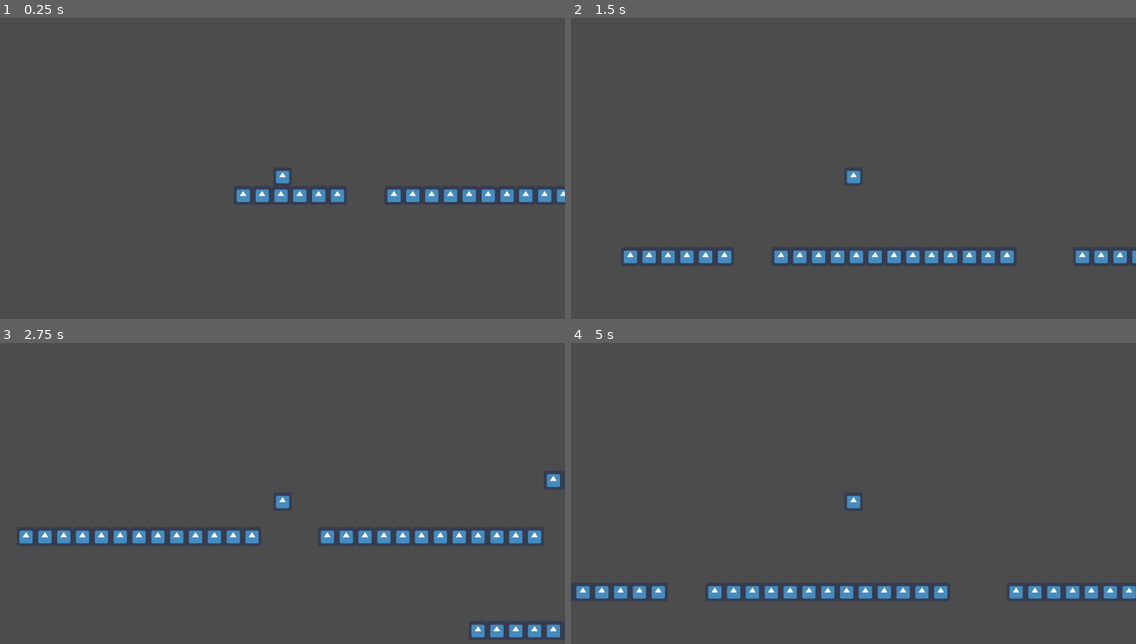
Above: before the commit, frames 1-4 (two rows, left to right).
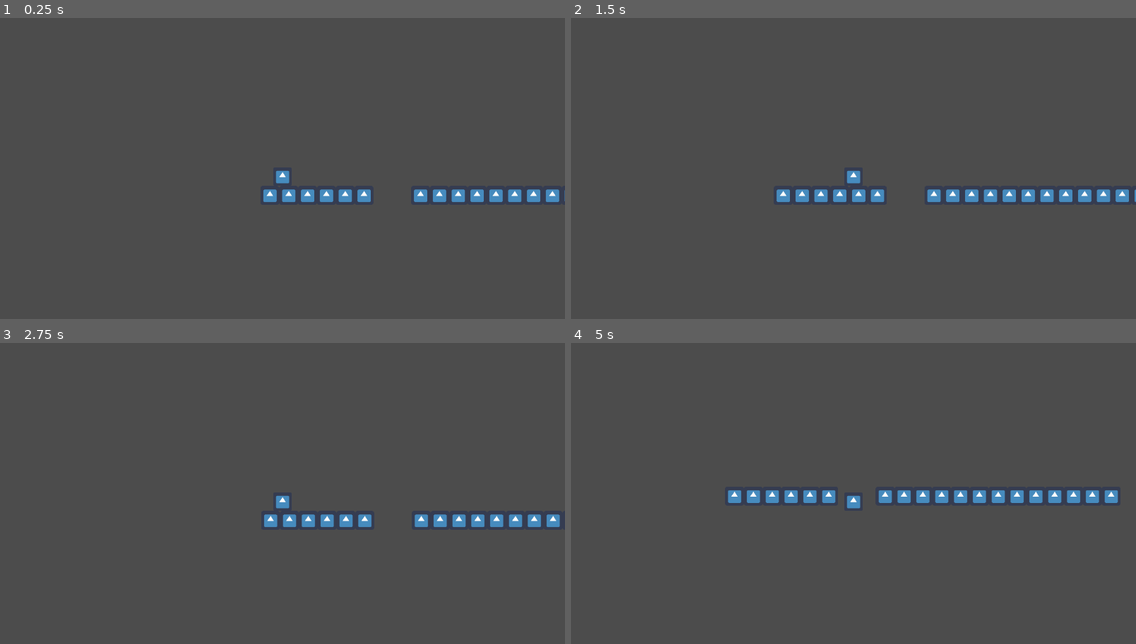
Above: after the commit, the same moments.

Repository: AledCompany/LDJam46
Game: Godot game, scene res://World.tscn
Two runs of this game, one before a commit and one after it. Both use one fixed random seed, a clock stepped at 60 frames per second and the inputs below. The engine's default icon, where the game draws it, is replaced by a stand-in: a white triangle on a blue panel in a dark square.
Inputs:
- Up to frame 1 (0.25 s): no input
- Up to frame 2 (1.5 s): tap Space (jump) at 0.6, 0.77, 1.07, 1.35 s
- Up to frame 3 (2.75 s): tap Space (jump) at 1.52, 1.82, 2.1 s
- Up to frame 4 (5 s): tap Space (jump) at 2.85, 3.02, 3.32, 3.6, 3.77, 4.07, 4.35, 4.52, 4.82 s

The runs differ from the first frame. In frame 1, 1.6% of the frame differs, in the area x 41-100%, y 56-62%; in frame 2, 4.0%; in frame 3, 4.6%, in the area x 3-100%, y 43-98%; in frame 4, 4.5%.

Commit message:
Changing movement code

Diff:
--- a/Player.gd
+++ b/Player.gd
@@ -1,30 +1,41 @@
 extends KinematicBody2D
 
 
-const gravity = 98.1
-export var speed = 500
+const gravity = 9810
+export var speed = 1000
+export var acceleration = 200
 export var direction = Vector2.RIGHT
 var velocity = Vector2.ZERO
 
 # Called when the node enters the scene tree for the first time.
 func _ready():
+	Engine.time_scale = 1
 	pass # Replace with function body.
 
 
 func _physics_process(delta):
+#	if is_on_floor() :
+#		velocity.x = lerp(velocity.x, speed, acceleration * delta)
+#		if Input.is_action_just_pressed("jump"):
+#			velocity += Vector2.UP * 2000
+#	else:
+#		velocity += gravity * delta * Vector2.DOWN
+#	print(velocity)
+#	velocity = move_and_slide(velocity, Vector2.UP)
+	velocity.y += gravity * delta
 
-	if is_on_floor() :
-		velocity = direction * speed
-		velocity.y = gravity
-		if Input.is_action_just_pressed("jump"):
-			velocity += Vector2.UP * 2000
-	else:
-		velocity += gravity * Vector2.DOWN
+	if is_on_floor():
+		velocity.x += acceleration * delta
+
+	velocity = move_and_slide(velocity, Vector2.UP)
 	print(velocity)
-	move_and_slide(velocity, Vector2.UP)
 	pass
 
+func _on_DeathZone_body_entered(body):
+	get_tree().reload_current_scene();
+	pass # Replace with function body.
 
-func _on_DeathZone_body_entered(body):
-	get_tree().reload_current_scene()
+func _on_TrampolineArea_body_entered(body):
+#	velocity += Vector2.UP * 1000
+#	print(velocity)
 	pass # Replace with function body.
--- /dev/null
+++ b/Trampoline.tscn
@@ -0,0 +1,18 @@
+[gd_scene load_steps=2 format=2]
+
+[sub_resource type="RectangleShape2D" id=4]
+extents = Vector2( 22.4006, 20.0734 )
+
+[node name="Trampoline" type="KinematicBody2D"]
+
+[node name="CollisionPolygon2D" type="CollisionPolygon2D" parent="."]
+position = Vector2( 331.235, 440.57 )
+polygon = PoolVector2Array( -6.06726, 6.82947, 48.4763, -35.6028, 49.3084, 6.81543 )
+
+[node name="Sprite" type="Sprite" parent="."]
+
+[node name="TrampolineArea" type="Area2D" parent="."]
+
+[node name="CollisionShape2D" type="CollisionShape2D" parent="TrampolineArea"]
+position = Vector2( 353.012, 427.567 )
+shape = SubResource( 4 )
--- a/World.tscn
+++ b/World.tscn
@@ -1,7 +1,8 @@
-[gd_scene load_steps=6 format=2]
+[gd_scene load_steps=7 format=2]
 
 [ext_resource path="res://icon.png" type="Texture" id=1]
 [ext_resource path="res://Player.tscn" type="PackedScene" id=2]
+[ext_resource path="res://Trampoline.tscn" type="PackedScene" id=3]
 
 [sub_resource type="ConvexPolygonShape2D" id=1]
 points = PoolVector2Array( 64, 64, 0, 64, 0, 0, 64, 0 )
@@ -30,7 +31,7 @@
 0/z_index = 0
 
 [sub_resource type="RectangleShape2D" id=3]
-extents = Vector2( 3368.8, 765.667 )
+extents = Vector2( 5651.44, 765.667 )
 
 [node name="World" type="Node2D"]
 
@@ -40,7 +41,7 @@
 tile_data = PoolIntArray( 262180, 0, 0, 262181, 0, 0, 262182, 0, 0, 262183, 0, 0, 262184, 0, 0, 262185, 0, 0, 262186, 0 …(845 unchanged characters)…
 
 [node name="Player" parent="." instance=ExtResource( 2 )]
-position = Vector2( 82.3303, 394.744 )
+position = Vector2( 72.4803, 368.494 )
 
 [node name="Camera2D" type="Camera2D" parent="Player"]
 current = true
@@ -49,6 +50,9 @@
 [node name="DeathZone" type="Area2D" parent="."]
 
 [node name="CollisionShape2D" type="CollisionShape2D" parent="DeathZone"]
-position = Vector2( 2290.01, 1786.98 )
+position = Vector2( 4513.58, 1732.52 )
 shape = SubResource( 3 )
+
+[node name="Trampoline" parent="." instance=ExtResource( 3 )]
+position = Vector2( 427.001, -404.001 )
 [connection signal="body_entered" from="DeathZone" to="Player" method="_on_DeathZone_body_entered"]
